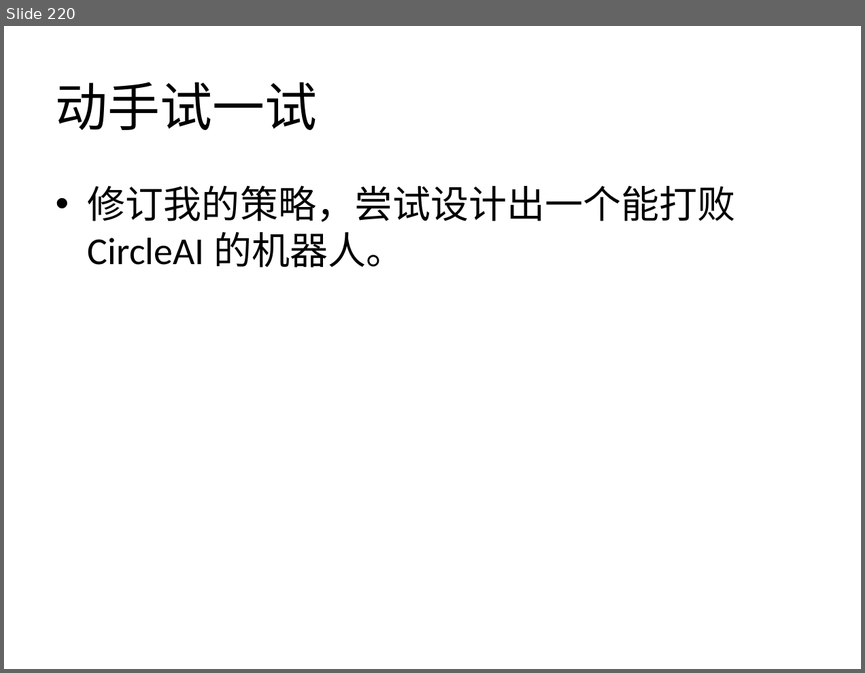
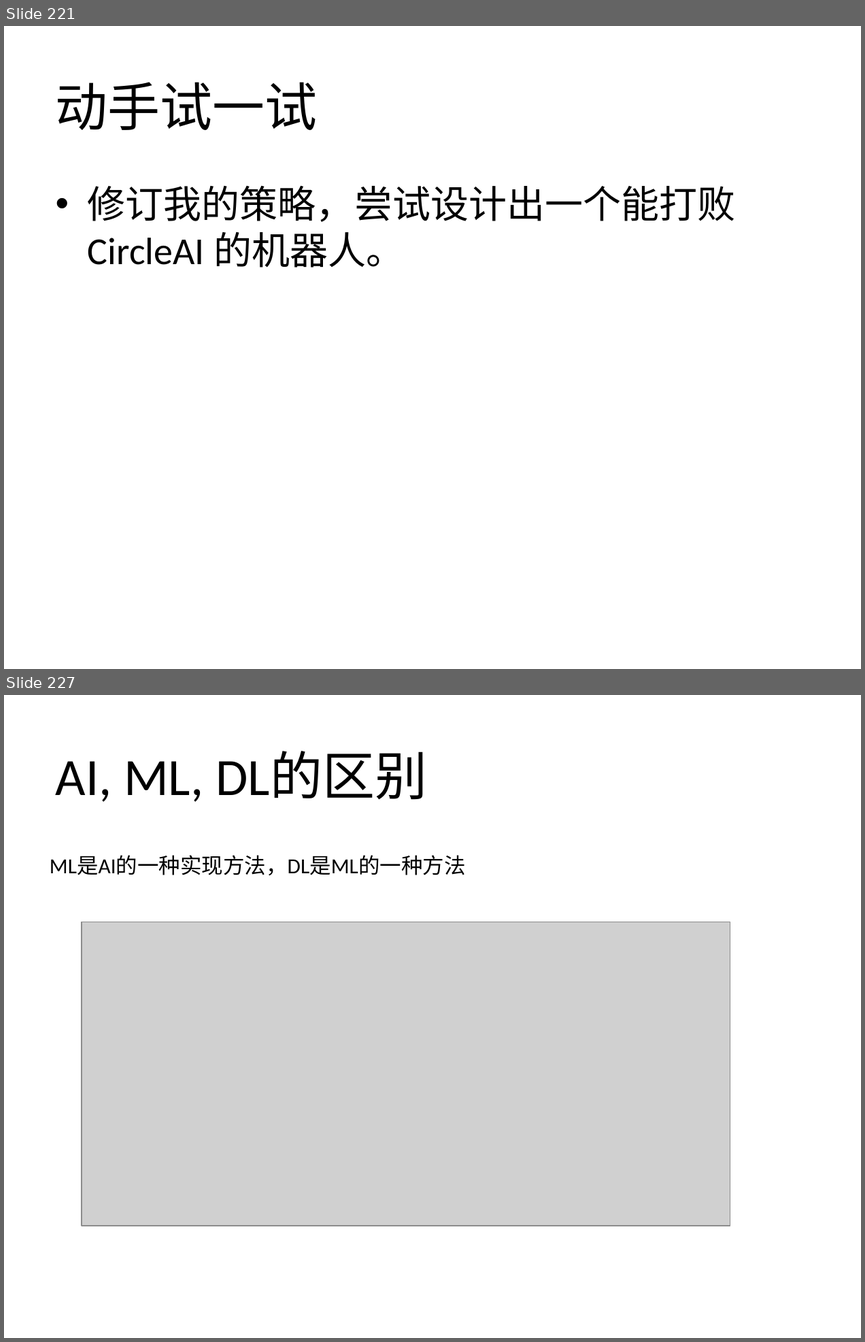
Before and after one commit to zhinan18/Python3, a slide deck: readme/Python3.pptx. Shown one above the other, each under a label of ours: slide 220 before the commit, slides 221 and 227 after it; the slides between them are not shown. The pictures are 865x673 and 865x1342 pixels, drawn with LibreOffice and Linux fonts; fonts in the diff are those of the drawing; grey boxes stand for pictures. Boxes give left, top, right and bottom in pixels: in the first picture for what was removed or moved away, otherwise in the second. Text is boxed around its words. In the diff, an @@ line names an element or a change of style, - is before the commit and + after.

```diff
--- a/readme/Python3.pptx
+++ b/readme/Python3.pptx
@@ slide 227 added at (4,695,861,1338), background #FFFFFF @@
@@ title added at (56,751,427,802), 44 pt, text #000000 @@
+AI, ML, DL的区别
@@ text added at (50,855,466,875), 18 pt, text #000000 @@
+ML是AI的一种实现方法，DL是ML的一种方法
@@ picture added at (82,922,730,1225) @@
@@ what was slide 220 is now slide 221 @@
```
Also in this commit, not shown: 1 slide changed, 9 other slides added, 6 other files.
